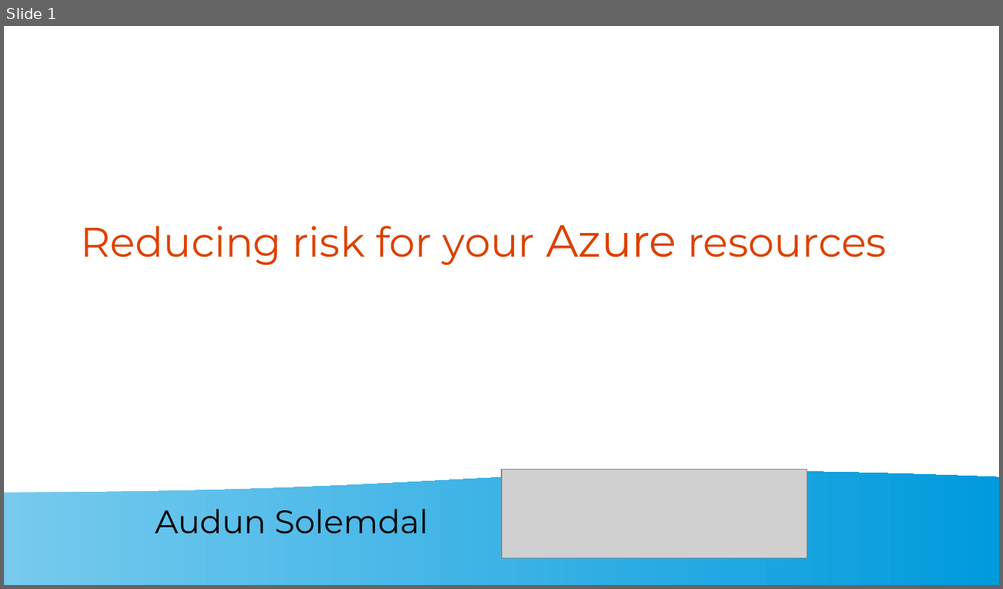
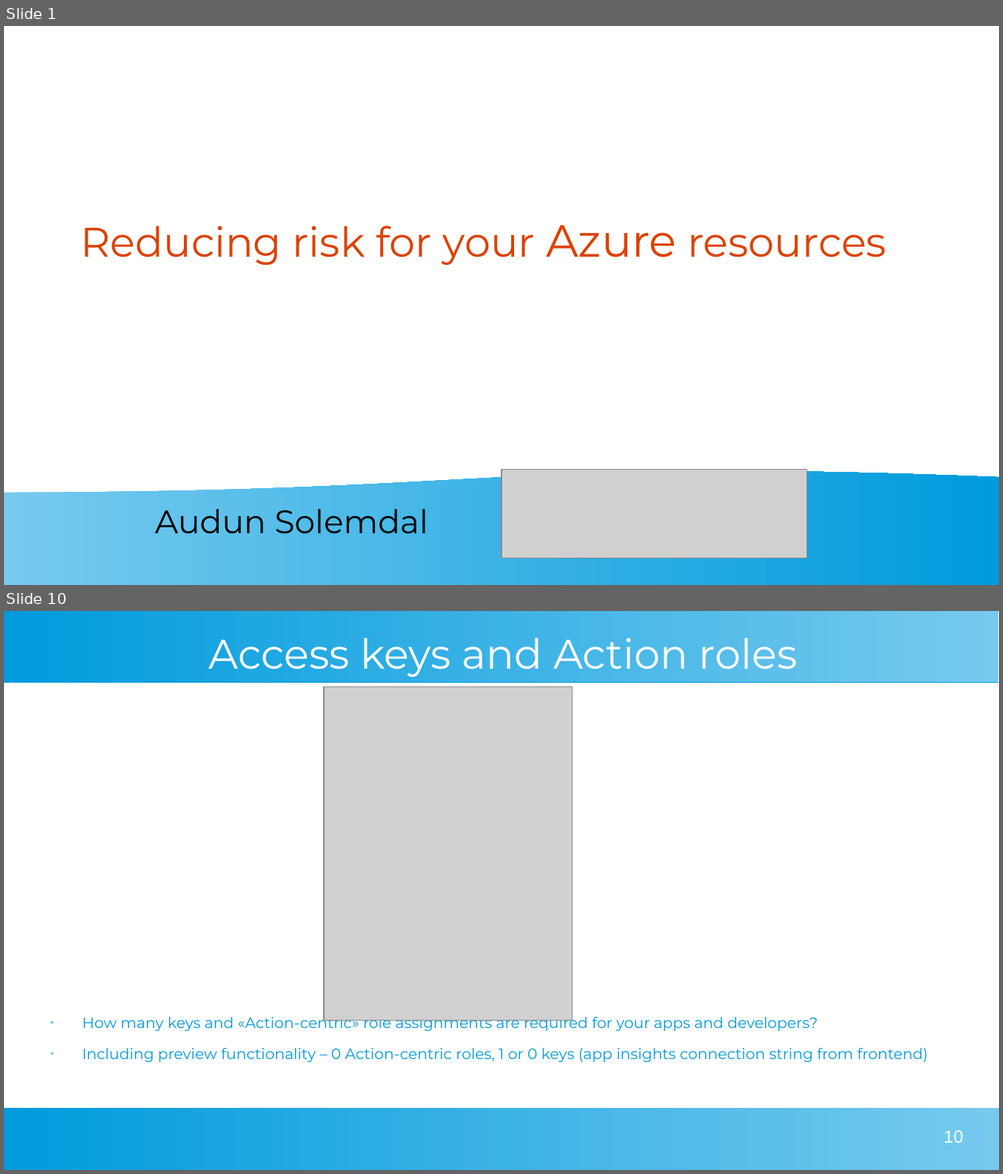
Before and after one commit to solomson/solom.tech, a slide deck: assets/presentations/reducing-azure-risk.odp. Shown one above the other, each under a label of ours: slide 1 before the commit, slides 1 and 10 after it; the slides between them are not shown. The pictures are 1003x589 and 1003x1174 pixels, drawn with LibreOffice and Linux fonts; fonts in the diff are those of the drawing; grey boxes stand for pictures. Boxes give left, top, right and bottom in pixels: in the first picture for what was removed or moved away, otherwise in the second. Text is boxed around its words. In the diff, an @@ line names an element or a change of style, - is before the commit and + after.

```diff
--- a/assets/presentations/reducing-azure-risk.odp
+++ b/assets/presentations/reducing-azure-risk.odp
@@ slide 10 added at (4,611,999,1170), background #FFFFFF @@
@@ rectangle added at (4,611,999,682), fill gradient #77CAEE to #75C9EE to #73C9ED to #71C8ED to #6FC7ED to #6EC6ED @@
@@ title added at (209,638,797,677), 33 pt, text #FFFFFF @@
+Access keys and Action roles
@@ picture added at (324,686,572,1021) @@
@@ text added at (82,1014,928,1062), 12 pt, text #009BDD @@
+● How many keys and «Action-centric» role assignments are required for your apps and developers?
+● Including preview functionality – 0 Action-centric roles, 1 or 0 keys (app insights connection string from frontend)
@@ rectangle added at (4,1108,999,1170), fill gradient #77CAEE to #75C9EE to #73C9ED to #71C8ED to #6FC7ED to #6EC6ED @@
@@ page number added at (943,1130,962,1143), 14 pt, text #FFFFFF @@
+10
```
Also in this commit, not shown: 21 other slides added, 1 slide removed, 4 other files.
